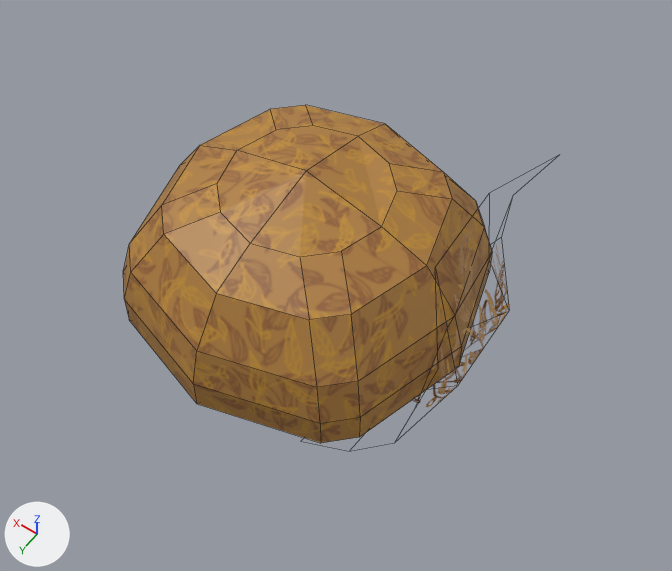
An edit to the Blender file LowPoly_Asset_Project/Bush_Tall1.blend, drawn before and after from the same camera.
The view is the same before and after, from a camera (50 mm lens) standing at (-3.81, 4.86, 8.45) and looking at (-0.48, 0.19, 1.12). Every picture has the same lights, and +X, +Y and +Z are marked at lower left. Mesh edges are drawn as thin lines.

The older version as bpy lines, for what is in view:
```python
mat_trasleaf = principled_material('TrasLeaf')
mat_trasleaf.texture = img_test_transparent_texture_1_png  # with its transparency
mat_trasleaf.roughness = 0.537
me_cube_002 = bpy.data.meshes.new('Cube.002')
me_cube_002.from_pydata(...)  # 74 vertices, 68 faces; spans x -1.85..1.85, y -1.85..1.85, z 0.0..2.29
me_cube_002.materials.append(mat_material_001)  # picture img_test_2d_texture_2_png
me_plane = bpy.data.meshes.new('Plane')
me_plane.from_pydata(...)  # 20 vertices, 12 faces; spans x -0.09..0.9, y -1.3..1.19, z -0.8..1.25
me_plane.materials.append(mat_trasleaf)  # picture img_test_transparent_texture_1_png
ob_cube_001 = bpy.data.objects.new('Cube.001', me_cube_002)
ob_cube_001.location = (0.0, 0.0, 0.0)
ob_plane = bpy.data.objects.new('Plane', me_plane)
ob_plane.location = (-1.94, -0.17, 0.84)
ob_plane.rotation_euler = (-0.309, -0.0224, 0.0266)  # degrees (-18, -1.3, 1.5)
ob_plane.scale = (1.39, 1.39, 1.39)
```
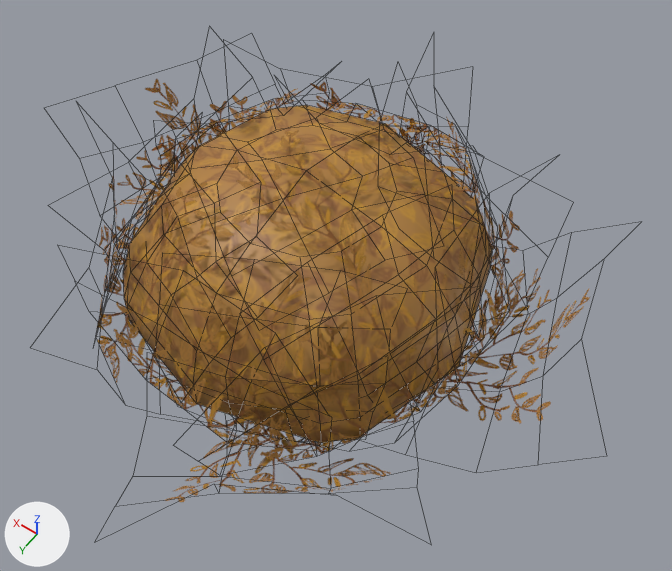
Commit message: Branches  added.

Changed parts and their boxes [x1, y1, x2, y2] in the pictures (672 x 571 px):
'Plane.011', added (brown): after [297, 240, 466, 399]
'Plane.001', added (brown): after [243, 322, 457, 462]
'Plane.012', added (brown): after [195, 270, 364, 436]
'Plane.002', added (brown): after [114, 302, 298, 449]
'Plane.014', added (brown): after [225, 130, 397, 271]
'Plane.015', added (brown): after [446, 269, 590, 424]
'Plane.013', added (brown): after [140, 179, 255, 322]
'Plane.017', added (brown): after [165, 418, 391, 502]
'Plane', surface changed: [411, 227, 509, 407] in both
'Plane.010', added (brown): after [383, 135, 496, 260]
'Plane.016', added (brown): after [117, 79, 248, 205]
'Plane.003', added (brown): after [96, 176, 139, 382]
'Plane.007', added (brown): after [320, 101, 451, 154]
'Plane.006', added: after [415, 116, 520, 276]
'Plane.004', added (brown): after [144, 101, 228, 219]
'Plane.008', added (brown): after [176, 89, 301, 146]
'Plane.009', added (brown): after [109, 160, 176, 280]
'Plane.005', added (brown): after [310, 82, 426, 151]
part 1 of me_cube_002, shading changed: [123, 105, 492, 443] in both

What changed in the scene script:
```text
Change mat_trasleaf:
    mat_trasleaf.roughness: 0.537 -> 1.0
    mat_trasleaf.metallic: 0.0 -> 0.382
Change me_cube_002:
    where me_cube_002.from_pydata(...)  # 74 vertices, 68 faces; spans x -1.85..1.85, y -1.85..1.85, z 0.0..2.29
    me_cube_002 part 1: all faces are now shaded smooth (68 of 68 changed)
Add ob_plane_017:
    ob_plane_017 = bpy.data.objects.new('Plane.017', me_plane_017)  # 20 vertices, 12 faces; spans x -0.96..1.18, y -1.38..1.16, z -0.64..0.45; in mat_trasleaf (picture img_test_transparent_texture_1_png)
    ob_plane_017.location = (-0.76, 2.0, 0.7)
    ob_plane_017.rotation_euler = (-0.309, -0.0224, -1.274)  # degrees (-18, -1.3, -73)
    ob_plane_017.scale = (1.39, 1.39, 1.39)
Add ob_plane_016:
    ob_plane_016 = bpy.data.objects.new('Plane.016', me_plane_017.copy())
    ob_plane_016.location = (2.19, -1.05, 0.73)
    ob_plane_016.rotation_euler = (-0.309, -0.0224, 2.476)  # degrees (-18, -1.3, 142)
    ob_plane_016.scale = (1.39, 1.39, 1.39)
Add ob_plane_015:
    ob_plane_015 = bpy.data.objects.new('Plane.015', me_plane_017.copy())
    ob_plane_015.location = (-2.14, -0.41, 0.74)
    ob_plane_015.rotation_euler = (-0.309, -0.0224, 0.0266)  # degrees (-18, -1.3, 1.5)
    ob_plane_015.scale = (1.39, 1.39, 1.39)
Add ob_plane_014:
    ob_plane_014 = bpy.data.objects.new('Plane.014', me_plane_014)  # 20 vertices, 12 faces; spans x -0.09..0.8, y -1.3..1.17, z -0.98..1.25; in mat_trasleaf (picture img_test_transparent_texture_1_png)
    ob_plane_014.location = (-0.24, 0.16, 2.63)
    ob_plane_014.rotation_euler = (2.808, 1.499, 2.649)  # degrees (161, 86, 152)
    ob_plane_014.scale = (1.03, 1.03, 1.03)
Add ob_plane_013:
    ob_plane_013 = bpy.data.objects.new('Plane.013', me_plane_013)  # 20 vertices, 12 faces; spans x -0.23..0.8, y -1.36..1.17, z -0.94..1.01; in mat_trasleaf (picture img_test_transparent_texture_1_png)
    ob_plane_013.location = (0.43, 1.32, 2.26)
    ob_plane_013.rotation_euler = (-0.705, 1.165, 3.772)  # degrees (-40, 67, 216)
    ob_plane_013.scale = (1.03, 1.03, 1.03)
Add ob_plane_012:
    ob_plane_012 = bpy.data.objects.new('Plane.012', me_plane_012)  # 20 vertices, 12 faces; spans x -0.09..0.8, y -1.3..1.17, z -0.98..1.25; in mat_trasleaf (picture img_test_transparent_texture_1_png)
    ob_plane_012.location = (-0.81, 1.71, 1.59)
    ob_plane_012.rotation_euler = (-0.296, 0.593, -1.141)  # degrees (-17, 34, -65)
    ob_plane_012.scale = (1.03, 1.03, 1.03)
Add ob_plane_011:
    ob_plane_011 = bpy.data.objects.new('Plane.011', me_plane_012.copy())
    ob_plane_011.location = (-1.62, 0.93, 1.83)
    ob_plane_011.rotation_euler = (-0.635, 0.567, -0.67)  # degrees (-36, 32, -38)
    ob_plane_011.scale = (1.03, 1.03, 1.03)
Add ob_plane_010:
    ob_plane_010 = bpy.data.objects.new('Plane.010', me_plane_012.copy())
    ob_plane_010.location = (-1.31, -1.01, 1.97)
    ob_plane_010.rotation_euler = (-0.553, 0.893, 0.351)  # degrees (-32, 51, 20)
    ob_plane_010.scale = (1.03, 1.03, 1.03)
Add ob_plane_009:
    ob_plane_009 = bpy.data.objects.new('Plane.009', me_plane_013.copy())
    ob_plane_009.location = (1.44, 1.02, 1.77)
    ob_plane_009.rotation_euler = (-0.553, 0.893, 3.297)  # degrees (-32, 51, 189)
    ob_plane_009.scale = (1.03, 1.03, 1.03)
Add ob_plane_008:
    ob_plane_008 = bpy.data.objects.new('Plane.008', me_plane_008)  # 20 vertices, 12 faces; spans x -0.23..0.8, y -1.36..1.17, z -0.98..1.01; in mat_trasleaf (picture img_test_transparent_texture_1_png)
    ob_plane_008.location = (1.44, -0.78, 1.83)
    ob_plane_008.rotation_euler = (-0.553, 0.893, 2.48)  # degrees (-32, 51, 142)
    ob_plane_008.scale = (1.03, 1.03, 1.03)
Add ob_plane_007:
    ob_plane_007 = bpy.data.objects.new('Plane.007', me_plane_012.copy())
    ob_plane_007.location = (-0.01, -1.62, 1.89)
    ob_plane_007.rotation_euler = (-0.553, 0.893, 1.528)  # degrees (-32, 51, 88)
    ob_plane_007.scale = (1.03, 1.03, 1.03)
Add ob_plane_006:
    ob_plane_006 = bpy.data.objects.new('Plane.006', me_plane_006)  # 20 vertices, 12 faces; spans x -0.09..0.9, y -1.3..1.19, z -0.8..1.25; in mat_trasleaf (picture img_test_transparent_texture_1_png)
    ob_plane_006.location = (-1.05, -1.77, 0.83)
    ob_plane_006.rotation_euler = (-0.309, -0.0224, 0.931)  # degrees (-18, -1.3, 53)
    ob_plane_006.scale = (1.39, 1.39, 1.39)
Add ob_plane_005:
    ob_plane_005 = bpy.data.objects.new('Plane.005', me_plane.copy())  # the mesh of ob_plane
    ob_plane_005.location = (0.71, -1.8, 0.67)
    ob_plane_005.rotation_euler = (-0.264, -0.0918, 1.851)  # degrees (-15, -5.3, 106)
    ob_plane_005.scale = (1.39, 1.39, 1.39)
Add ob_plane_004:
    ob_plane_004 = bpy.data.objects.new('Plane.004', me_plane_004)  # 20 vertices, 12 faces; spans x -0.09..0.9, y -1.3..1.19, z -0.8..1.25; in mat_trasleaf (picture img_test_transparent_texture_1_png)
    ob_plane_004.location = (1.95, -0.15, 0.64)
    ob_plane_004.rotation_euler = (-0.196, -0.15, -3.165)  # degrees (-11, -8.6, -181)
    ob_plane_004.scale = (1.39, 1.39, 1.39)
Add ob_plane_003:
    ob_plane_003 = bpy.data.objects.new('Plane.003', me_plane.copy())  # the mesh of ob_plane
    ob_plane_003.location = (1.62, 1.32, 0.73)
    ob_plane_003.rotation_euler = (-0.196, -0.15, -2.629)  # degrees (-11, -8.6, -151)
    ob_plane_003.scale = (1.39, 1.39, 1.39)
Add ob_plane_002:
    ob_plane_002 = bpy.data.objects.new('Plane.002', me_plane.copy())  # the mesh of ob_plane
    ob_plane_002.location = (0.01, 1.98, 0.82)
    ob_plane_002.rotation_euler = (-0.21, 0.0318, -1.608)  # degrees (-12, 1.8, -92)
    ob_plane_002.scale = (1.39, 1.39, 1.39)
Add ob_plane_001:
    ob_plane_001 = bpy.data.objects.new('Plane.001', me_plane.copy())  # the mesh of ob_plane
    ob_plane_001.location = (-1.51, 1.27, 0.81)
    ob_plane_001.rotation_euler = (-0.609, -0.0558, -0.651)  # degrees (-35, -3.2, -37)
    ob_plane_001.scale = (1.39, 1.39, 1.39)
```
